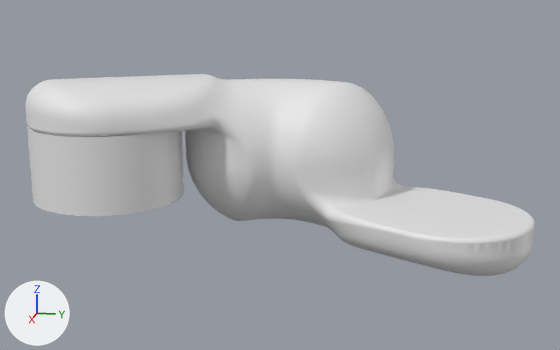
An edit to the COLLADA model irc_ros_description/meshes/igus_rebel_6dof_00/Joint2.dae, drawn before and after from the same camera.
The view is the same before and after, from a camera (50 mm lens) standing at (0.501, -0.014, 0.12) and looking at (-0.027, -0.12, -0.012). The axes (+X, +Y, +Z) are drawn at lower left. The lights are the same throughout. The first picture is the older version. Vertices at exactly the same position are counted once.
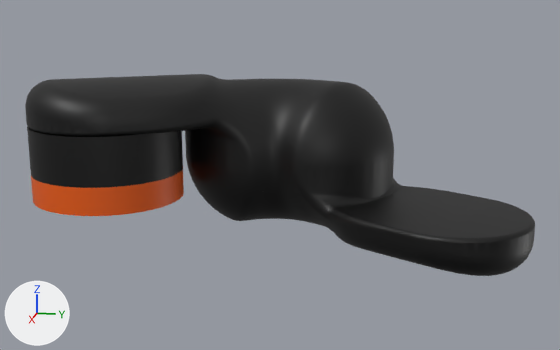
The newer file is also turned or shifted as a whole; pictures and numbers use the older file's frame.

What the commit changed:
Material 'Material.007' (mat_material_007) is new.
Its base color is (0.799, 0.105, 0.0) (orange #e75b00).
Material 'Material.006' (mat_material_006) is new.
Its base color is (0.0, 0.0, 0.0) (black #000000).
me_mesh_1 is used by ob_object_1; location (0.0, 0.0, 0.0).
me_mesh_1 had 10955 vertices, 21853 faces and spanned x -0.112..0.053, y -0.291..0.053, z -0.057..0.057.
me_mesh_1 now has 10871 vertices, 21711 faces and spans x -0.112..0.053, y -0.291..0.053, z -0.057..0.057.
me_mesh_1 part 1: 3 vertices moved within x -0.063..0.035, y -0.225..-0.195, z 0.026..0.028; 76 vertices removed from x -0.07..0.035, y -0.232..-0.175, z -0.026..0.029; 1 vertex added at x -0.055, y -0.197, z 0.021.
me_mesh_1 part 2: 5 vertices removed from x -0.026..-0.005, y -0.128..-0.095, z -0.02..0.046.
me_mesh_1 part 3: 21363 faces spanning x -0.112..0.053, y -0.291..0.053, z -0.057..0.057 switch from no material to mat_material_006 (black #000000).
Other edits to the shape of me_mesh_1 do not show in these pictures.
me_mesh_1 gains material mat_material_007 (orange #e75b00).

Location of each change, (x1, y1, x2, y2) in pixels of the pictures (560 x 350 px):
part 1 of me_mesh_1, reshaped: before (130, 128, 188, 202); after (130, 130, 159, 133)
part 2 of me_mesh_1, deleted: before (261, 121, 298, 201)
part 3 of me_mesh_1, recoloured (white to black): (25, 74, 535, 276) in both
